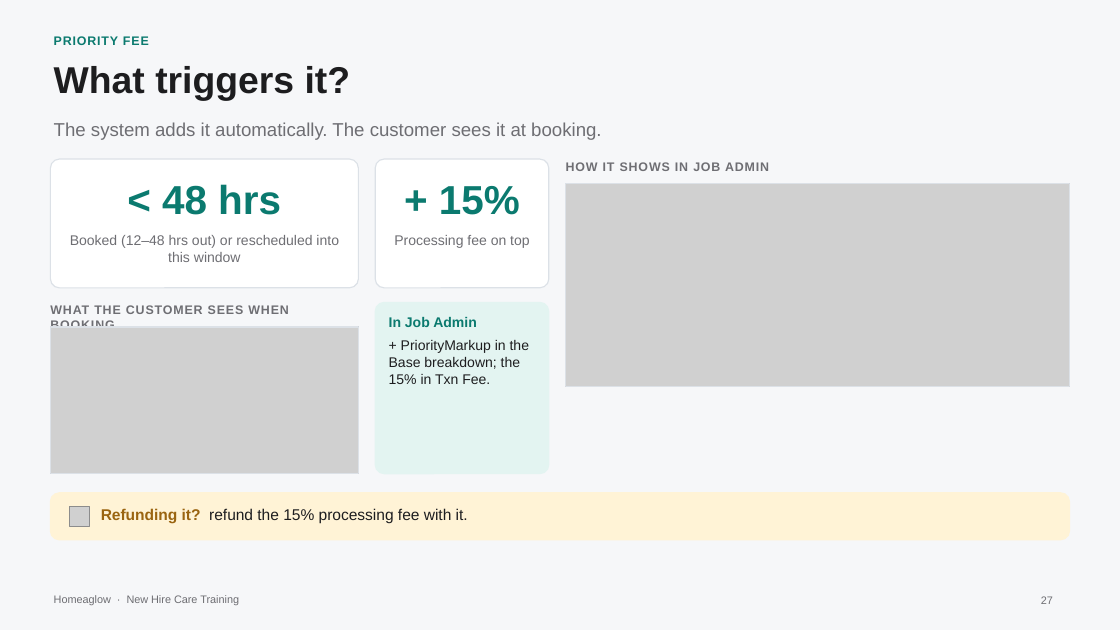
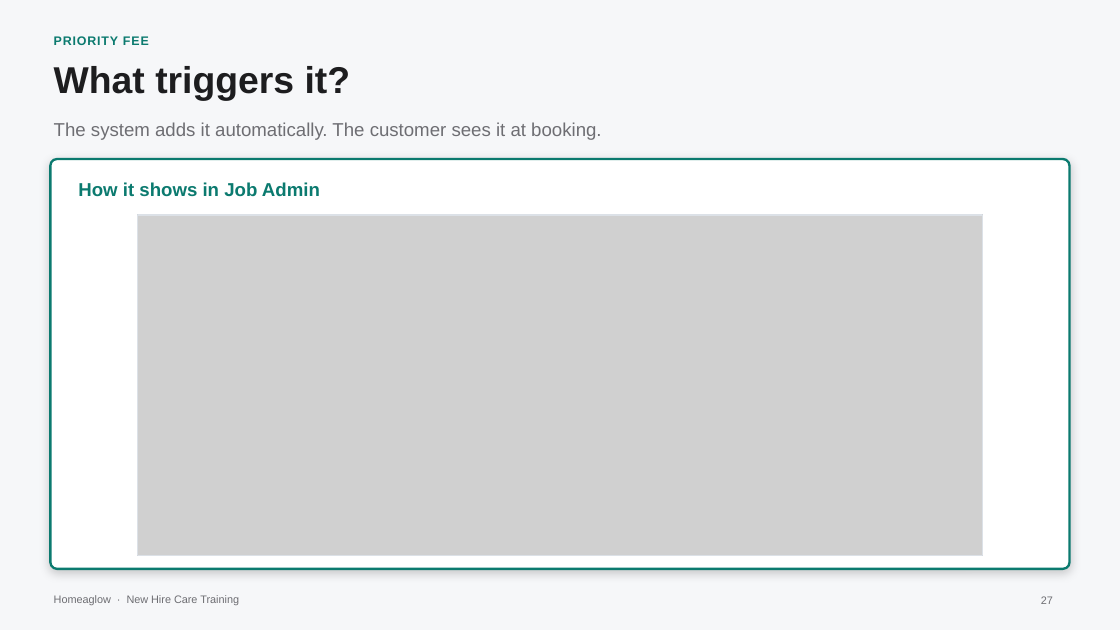
Before and after one commit to anjulimichelle/training, a slide deck: slide 27 of incorrect-info-lmc-lockout/incorrect-info-lmc-lockout.pptx. Drawn at 1120x630 pixels with LibreOffice and Linux fonts; fonts in the diff are those of the drawing; grey boxes stand for pictures. Boxes give left, top, right and bottom in pixels: in the first picture for what was removed or moved away, otherwise in the second. Text is boxed around its words. In the diff, an @@ line names an element or a change of style, - is before the commit and + after.

```diff
--- a/incorrect-info-lmc-lockout/incorrect-info-lmc-lockout.pptx
+++ b/incorrect-info-lmc-lockout/incorrect-info-lmc-lockout.pptx
@@ text "< 48 hrs" at (x1=256, y1=182, x2=384, y2=225): size 26 to 28 pt @@
@@ rounded rectangle resized from (x1=50, y1=159, x2=358, y2=288) to (x1=50, y1=159, x2=551, y2=288) @@
@@ rounded rectangle added at (x1=50, y1=159, x2=1070, y2=569), fill #FFFFFF, outline #0B7A6F 1.5 pt @@
@@ text "How it shows in Job ..." at (x1=78, y1=182, x2=320, y2=197): vertical alignment top to middle @@
@@ rounded rectangle removed at (x1=375, y1=159, x2=549, y2=288) @@
@@ text "+ 15%" at (x1=794, y1=216, x2=881, y2=225): size 26 to 28 pt @@
@@ text "+ 15%" moved from (x1=439, y1=186, x2=520, y2=215) to (x1=794, y1=216, x2=881, y2=225) @@
@@ rounded rectangle added at (x1=569, y1=159, x2=1070, y2=288), fill #FFFFFF, outline #DCE1E7 0.75 pt @@
@@ text at (x1=78, y1=182, x2=320, y2=197): text changed; size 8 to 12 pt; text colour #6E6E73 to #0B7A6F @@
-HOW IT SHOWS IN JOB ADMIN
+How it shows in Job Admin
@@ text removed at (x1=70, y1=235, x2=339, y2=262) @@
-Booked (12–48 hrs out) or rescheduled into this window
@@ picture resized from (x1=566, y1=184, x2=1070, y2=386) to (x1=138, y1=215, x2=982, y2=556) @@
@@ rectangle resized from (x1=566, y1=184, x2=1070, y2=386) to (x1=138, y1=215, x2=982, y2=556) @@
@@ text removed at (x1=394, y1=235, x2=529, y2=248) @@
-Processing fee on top
@@ text removed at (x1=50, y1=305, x2=288, y2=326) @@
-WHAT THE CUSTOMER SEES WHEN BOOKING
@@ picture removed at (x1=50, y1=327, x2=358, y2=474) @@
@@ rectangle removed at (x1=50, y1=327, x2=358, y2=474) @@
@@ rounded rectangle removed at (x1=375, y1=302, x2=549, y2=474) @@
@@ text removed at (x1=389, y1=317, x2=529, y2=384) @@
-In Job Admin
-+ PriorityMarkup in the Base breakdown; the 15% in Txn Fee.
@@ rounded rectangle moved from (x1=50, y1=493, x2=1070, y2=540) to (x1=50, y1=370, x2=1070, y2=417) @@
@@ picture removed at (x1=69, y1=506, x2=90, y2=526) @@
@@ text removed at (x1=101, y1=508, x2=468, y2=524) @@
-Refunding it? refund the 15% processing fee with it.
```
Also in this commit, not shown: 1 other file.
